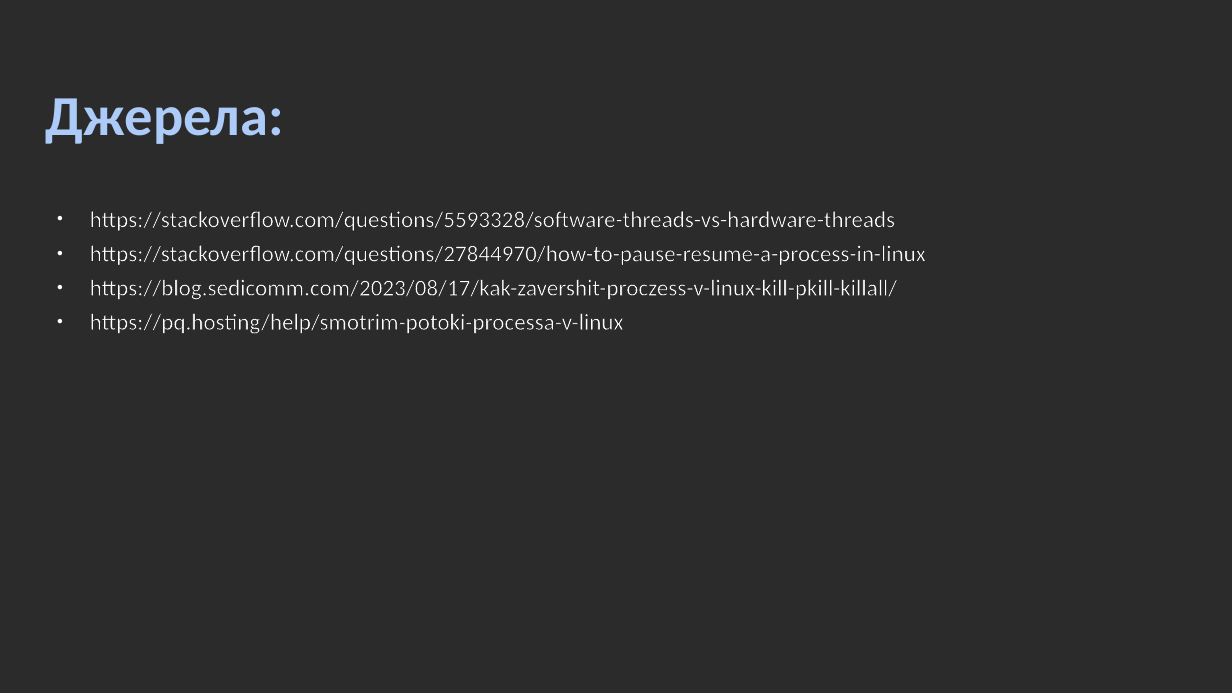
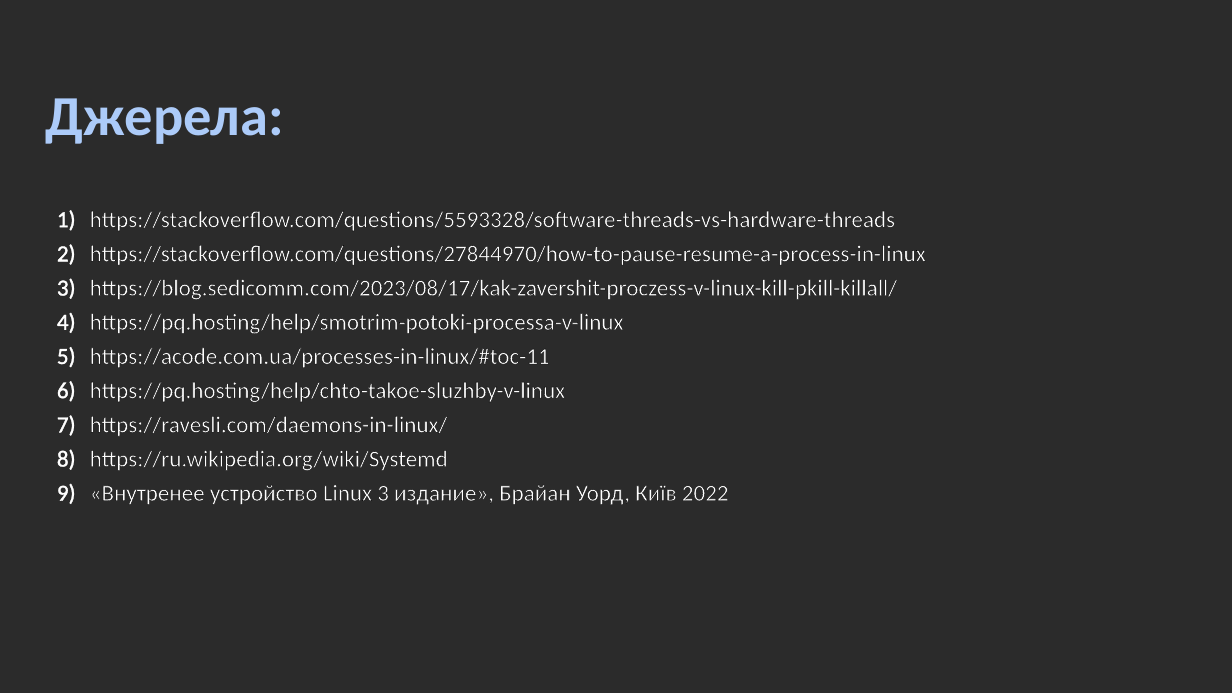
Before and after one commit to millennium02/SRS_L5, a slide deck: slide 15 of linux_ps&threads.odp (slide 13 before the commit). Drawn at 1232x693 pixels with LibreOffice and Linux fonts; fonts in the diff are those of the drawing; background and template pictures are left out; a plain dark background stands for a picture behind light text. Boxes give left, top, right and bottom in pixels: in the first picture for what was removed or moved away, otherwise in the second. Text is boxed around its words. In the diff, an @@ line names an element or a change of style, - is before the commit and + after.

```diff
--- a/linux_ps&threads.odp
+++ b/linux_ps&threads.odp
@@ text at [90,348,729,505]: paragraphs added @@
+5) https://acode.com.ua/processes-in-linux/#toc-11
+6) https://pq.hosting/help/chto-takoe-sluzhby-v-linux
+7) https://ravesli.com/daemons-in-linux/
+8) https://ru.wikipedia.org/wiki/Systemd
+9) «Внутренее устройство Linux 3 издание», Брайан Уорд, Київ 2022
```
Also in this commit, not shown: 3 other slides changed, 2 slides added, 2 other files.
